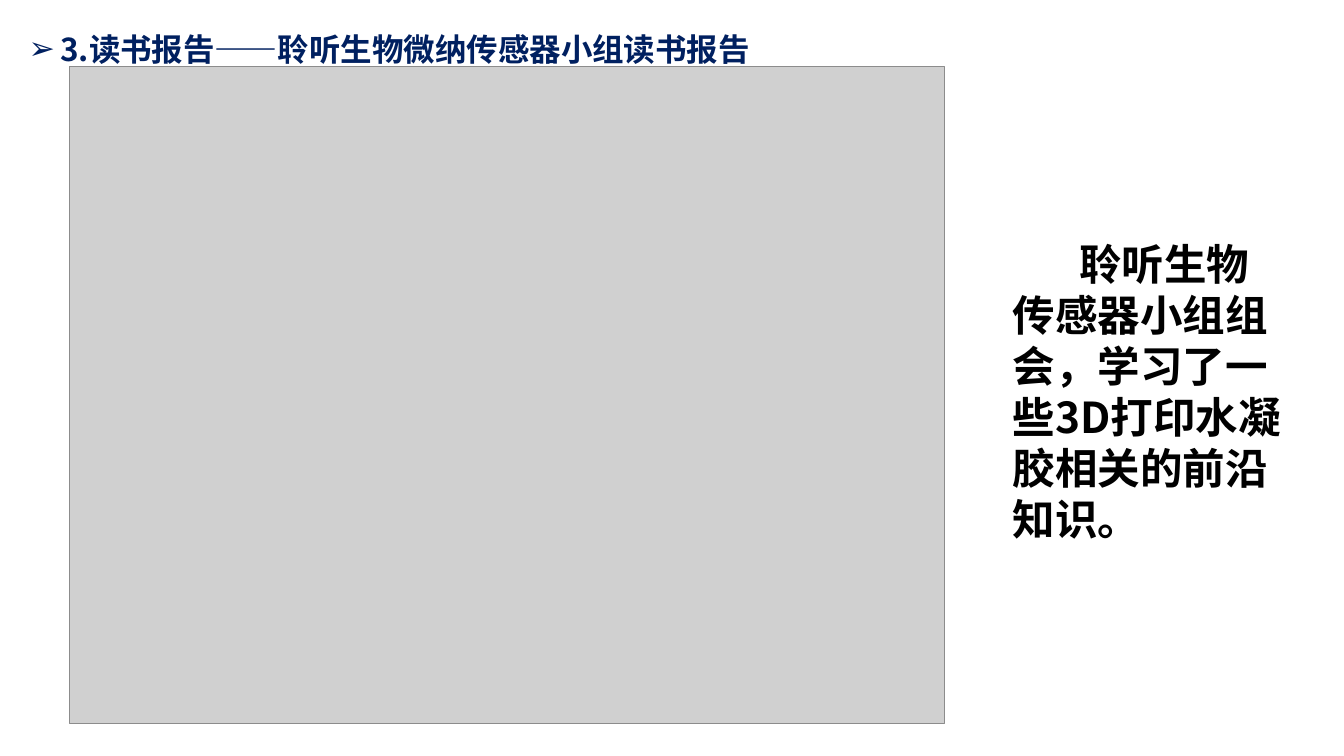
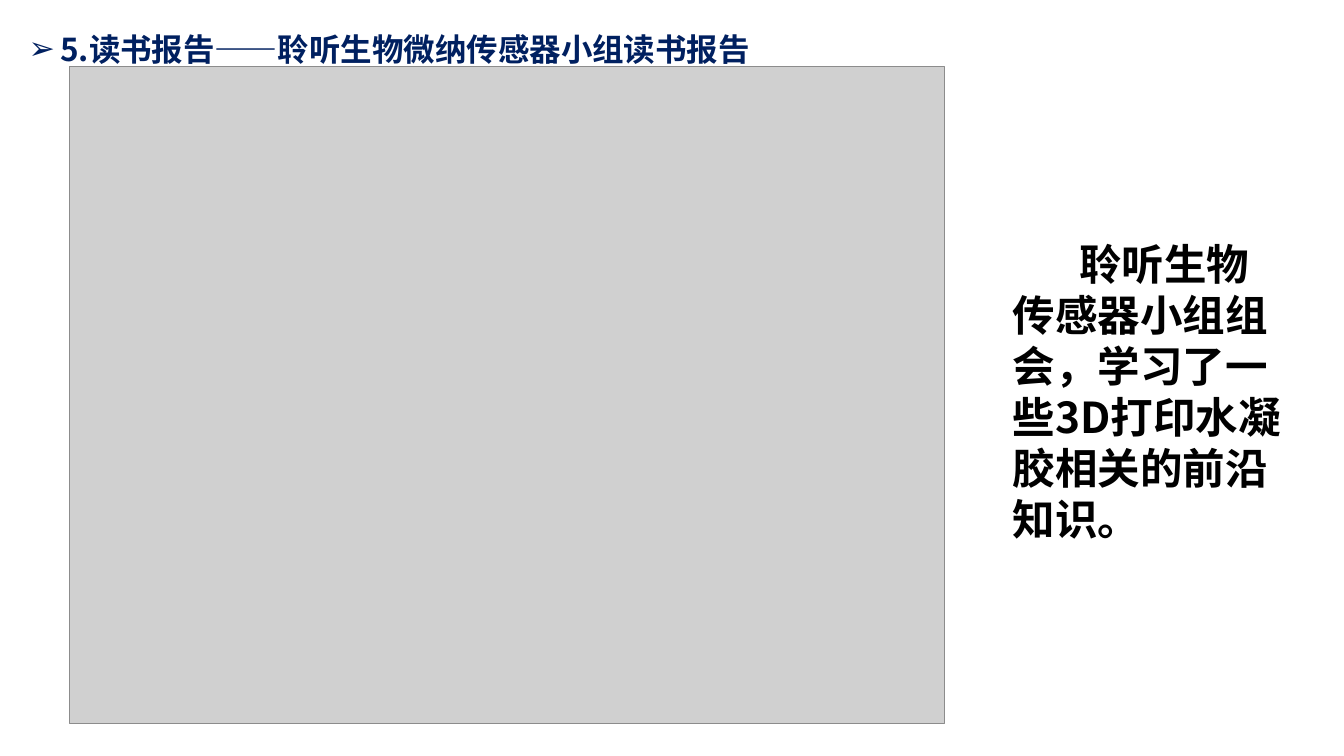
Before and after one commit to Humble-Engineer/Reports, a slide deck: slide 8 of 2024年/周报20240524.pptx (slide 6 before the commit). Drawn at 1344x756 pixels with LibreOffice and Linux fonts; fonts in the diff are those of the drawing; grey boxes stand for pictures. Boxes give left, top, right and bottom in pixels: in the first picture for what was removed or moved away, otherwise in the second. Text is boxed around its words. In the diff, an @@ line names an element or a change of style, - is before the commit and + after.

```diff
--- a/2024年/周报20240524.pptx
+++ b/2024年/周报20240524.pptx
@@ text at (60,34,750,70): text changed @@
-➢ 3.读书报告——聆听生物微纳传感器小组读书报告
+➢ 5.读书报告——聆听生物微纳传感器小组读书报告
```
Also in this commit, not shown: 6 other slides changed, 2 slides added.
